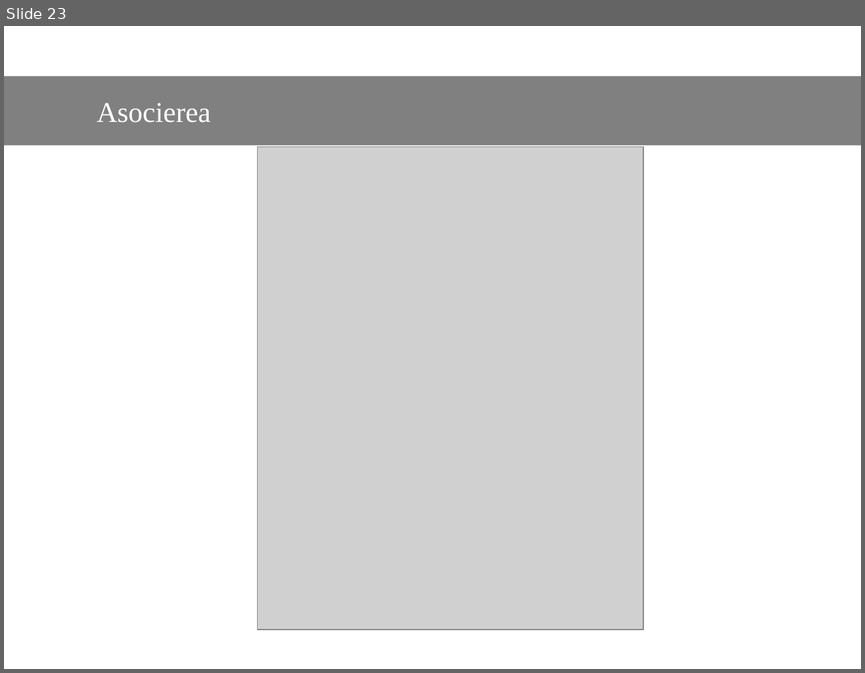
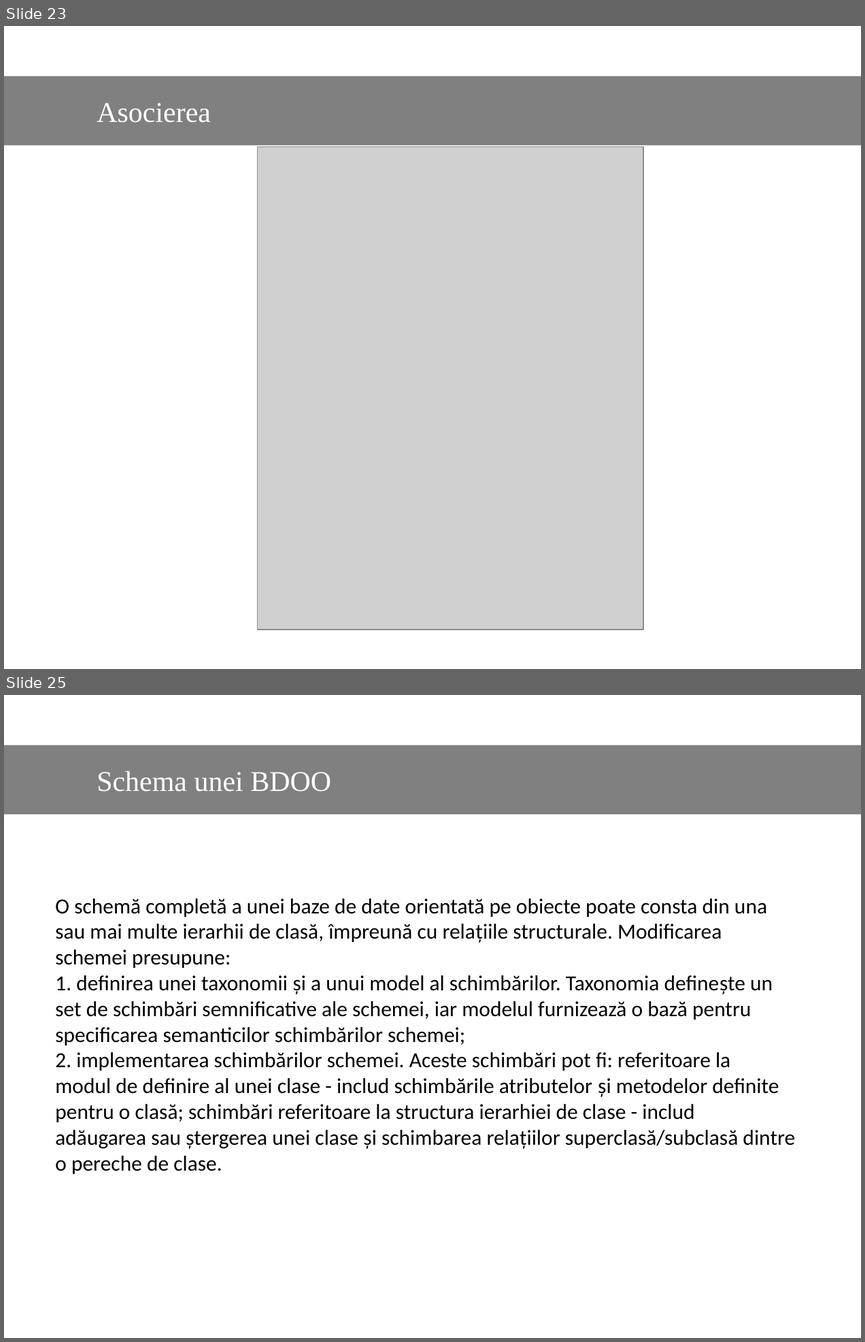
Before and after one commit to Dani25/BDOO, a slide deck: bdoo.pptx. Shown one above the other, each under a label of ours: slide 23 before the commit, slides 23 and 25 after it; the slides between them are not shown. The pictures are 865x673 and 865x1342 pixels, drawn with LibreOffice and Linux fonts; fonts in the diff are those of the drawing; grey boxes stand for pictures. Boxes give left, top, right and bottom in pixels: in the first picture for what was removed or moved away, otherwise in the second. Text is boxed around its words. In the diff, an @@ line names an element or a change of style, - is before the commit and + after.

```diff
--- a/bdoo.pptx
+++ b/bdoo.pptx
@@ slide 25 added at <box>4,695,861,1338</box>, background #FFFFFF @@
@@ rectangle added at <box>4,745,861,814</box>, fill #808080, 24 pt, text #FFFFFF @@
+Schema unei BDOO
@@ text added at <box>55,898,795,1174</box>, 18 pt, text #000000 @@
+O schemă completă a unei baze de date orientată pe obiecte poate consta din una
+sau mai multe ierarhii de clasă, împreună cu relaţiile structurale. Modificarea
+schemei presupune:
+1. definirea unei taxonomii şi a unui model al schimbărilor. Taxonomia defineşte un
+set de schimbări semnificative ale schemei, iar modelul furnizează o bază pentru
+specificarea semanticilor schimbărilor schemei;
+2. implementarea schimbărilor schemei. Aceste schimbări pot fi: referitoare la
+modul de definire al unei clase - includ schimbările atributelor şi metodelor definite
+pentru o clasă; schimbări referitoare la structura ierarhiei de clase - includ
+adăugarea sau ştergerea unei clase şi schimbarea relaţiilor superclasă/subclasă dintre
+o pereche de clase.
```
Also in this commit, not shown: 8 other slides added.
